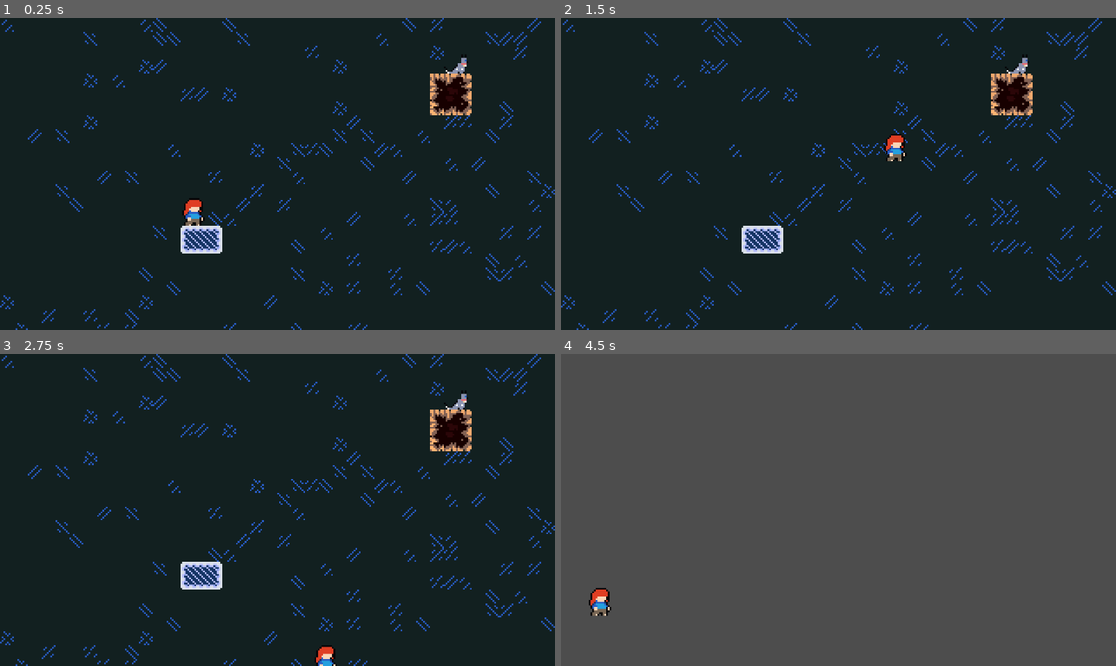
Above: before the commit, frames 1-4 (two rows, left to right).
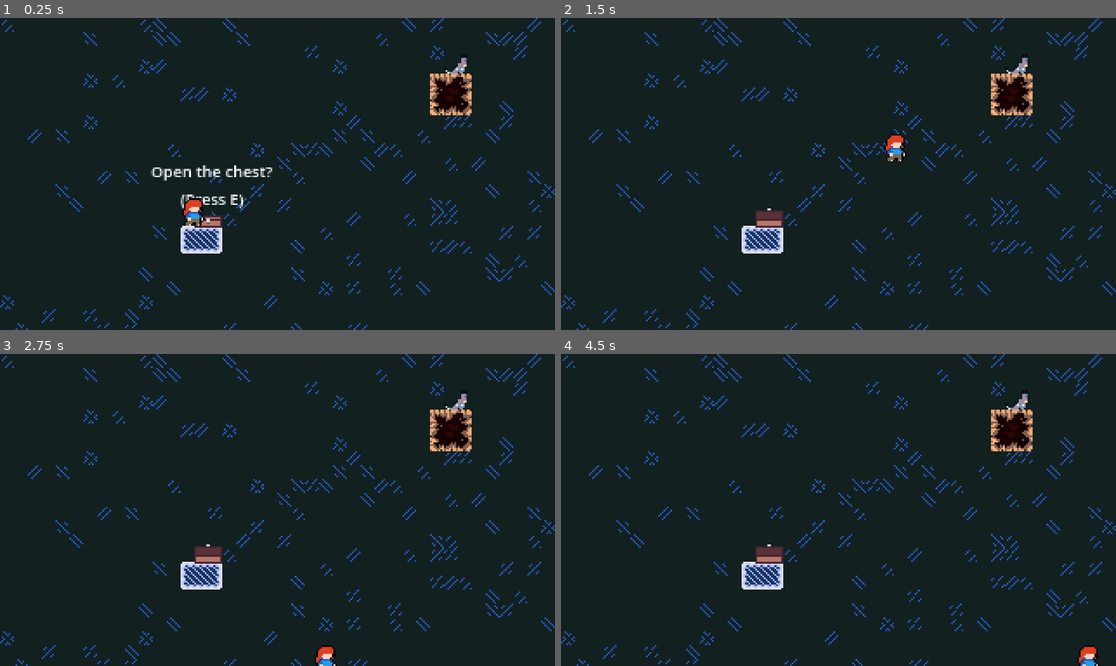
Above: after the commit, the same moments.

Repository: Arkcorner/Insecurity
Game: Godot game, scene res://scenes/Level_1.tscn
Two runs of this game, one before a commit and one after it. Both use one fixed random seed, a clock stepped at 60 frames per second and the inputs below. This scene is started directly instead of the project's main scene.
Inputs (mouse positions are in pixels of both pictures, inside the frame that each line leads up to):
- Up to frame 1 (0.25 s): no input
- Up to frame 2 (1.5 s): tap E (interact) at 0.5 s; move the mouse to (960, 158) at 0.52 s; hold Ctrl (crouch) 0.53-1.28 s; hold Right (ui_right) from 0.53 s (still down); click (960, 158) at 0.67 s; tap Enter (ui_accept) at 0.77 s; move the mouse to (727, 189) at 1.27 s; tap C (dash) at 1.35 s
- Up to frame 3 (2.75 s): tap Enter (ui_accept) at 1.52 s; move the mouse to (333, 441) at 2.02 s; release Right (ui_right) at 2.03 s; hold Left (ui_left) from 2.03 s (still down); tap E (interact) at 2.1 s
- Up to frame 4 (4.5 s): move the mouse to (810, 572) at 2.77 s; release Left (ui_left) at 2.78 s; hold Right (ui_right) 2.78-4.25 s; tap Ctrl (crouch) at 2.85 s; click (810, 572) at 2.92 s; tap Enter (ui_accept) at 3.02, 3.77 s; move the mouse to (1005, 556) at 3.52 s; tap C (dash) at 3.6 s; tap Escape (pause_menu) at 4.15 s; click (832, 503) at 4.25 s, where only the run after the commit has a clickable "Resume"

The runs differ from the first frame. In frame 1, 0.8% of the frame differs, in the area x 27-50%, y 47-68%; in frame 2, 0.3%; in frame 3, 0.3%; in frame 4, 100%, in the area x 0-100%, y 0-100%.

Commit message:
Added pause menu and scrolling quotes
Adds a pause menu and scrolling quotes.  It works based on dreams and black magic.  Touch this code and it will destroy the universe.

Diff:
--- /dev/null
+++ b/UI/pause_menu.gd
@@ -0,0 +1,50 @@
+extends Control
+
+@onready var pause_menu_advice_scene = preload("res://UI/pause_menu_advice.tscn")
+@onready var advice_toggle = true
+# Called when the node enters the scene tree for the first time.
+func _ready():
+	visible = false
+
+
+
+
+# Called every frame. 'delta' is the elapsed time since the previous frame.
+func _physics_process(delta):
+	if visible == true && advice_toggle == true && Global.advice_array.size() > 1:
+		$Advice_Timer.start()
+		advice_toggle = false
+
+	#if visible == true && Input.is_action_pressed("pause_menu"):
+	#	self.visible = false
+	#	get_tree().paused = false
+
+func _on_advice_timer_timeout():
+	_advice_scroll()
+	advice_toggle = true
+
+#Instantiates Label pause_menu_advice and gives it text based on what's in
+#Global.advice_array.  That should result from opening chests.
+
+func _advice_scroll():
+	var pause_menu_advice_instance = pause_menu_advice_scene.instantiate()
+	var advice_array_text_number = (randi_range(1, Global.advice_array.size() - 1))
+	var advice_array_text = Global.advice_array[advice_array_text_number]
+	pause_menu_advice_instance.text = str(advice_array_text)
+	pause_menu_advice_instance.position.y += randi_range(-100,100)
+	pause_menu_advice_instance.position.x += 100
+	add_child(pause_menu_advice_instance)
+	advice_toggle = false
+
+
+func _on_debug_lvl_pressed(): get_tree().change_scene_to_file("res://scenes/world.tscn")
+
+
+func _on_quit_pressed():
+	get_tree().quit()
+	pass # Replace with function body.
+
+
+func _on_resume_pressed():
+	self.visible = false
+	get_tree().paused = false
--- /dev/null
+++ b/UI/pause_menu.tscn
@@ -0,0 +1,66 @@
+[gd_scene load_steps=2 format=3 uid="uid://bapp1hp7w15nq"]
+
+[ext_resource type="Script" path="res://UI/pause_menu.gd" id="1_pxdwb"]
+
+[node name="pause_menu" type="Control"]
+process_mode = 3
+layout_mode = 3
+anchors_preset = 15
+anchor_right = 1.0
+anchor_bottom = 1.0
+grow_horizontal = 2
+grow_vertical = 2
+size_flags_horizontal = 3
+size_flags_vertical = 3
+script = ExtResource("1_pxdwb")
+
+[node name="VBoxContainer" type="VBoxContainer" parent="."]
+z_index = 100
+layout_mode = 1
+anchors_preset = 8
+anchor_left = 0.5
+anchor_top = 0.5
+anchor_right = 0.5
+anchor_bottom = 0.5
+offset_left = -150.0
+offset_top = -92.0
+offset_right = 328.0
+offset_bottom = 303.0
+grow_horizontal = 2
+grow_vertical = 2
+scale = Vector2(0.3, 0.3)
+alignment = 1
+
+[node name="Label" type="Label" parent="VBoxContainer"]
+layout_mode = 2
+theme_override_font_sizes/font_size = 100
+text = "Insecurity"
+horizontal_alignment = 1
+
+[node name="VBoxContainer" type="VBoxContainer" parent="VBoxContainer"]
+layout_mode = 2
+theme_override_constants/separation = 10
+alignment = 1
+
+[node name="Resume" type="Button" parent="VBoxContainer/VBoxContainer"]
+layout_mode = 2
+theme_override_font_sizes/font_size = 50
+text = "Resume"
+
+[node name="DebugLvl" type="Button" parent="VBoxContainer/VBoxContainer"]
+layout_mode = 2
+theme_override_font_sizes/font_size = 50
+text = "Debug Level"
+
+[node name="Quit" type="Button" parent="VBoxContainer/VBoxContainer"]
+layout_mode = 2
+theme_override_font_sizes/font_size = 50
+text = "Quit"
+
+[node name="Advice_Timer" type="Timer" parent="."]
+wait_time = 3.0
+one_shot = true
+
+[connection signal="pressed" from="VBoxContainer/VBoxContainer/Resume" to="." method="_on_resume_pressed"]
+[connection signal="pressed" from="VBoxContainer/VBoxContainer/Quit" to="." method="_on_quit_pressed"]
+[connection signal="timeout" from="Advice_Timer" to="." method="_on_advice_timer_timeout"]
--- /dev/null
+++ b/UI/pause_menu_advice.gd
@@ -0,0 +1,15 @@
+extends Label
+
+
+# Called when the node enters the scene tree for the first time.
+func _ready():
+	pass # Replace with function body.
+
+
+# Called every frame. 'delta' is the elapsed time since the previous frame.
+func _physics_process(delta):
+	position.x -= 1
+
+
+func _on_timer_timeout():
+	queue_free()
--- /dev/null
+++ b/UI/pause_menu_advice.tscn
@@ -0,0 +1,15 @@
+[gd_scene load_steps=2 format=3 uid="uid://dwfw6eim02x7j"]
+
+[ext_resource type="Script" path="res://UI/pause_menu_advice.gd" id="1_wx32q"]
+
+[node name="pause_menu_advice" type="Label"]
+offset_right = 40.0
+offset_bottom = 23.0
+script = ExtResource("1_wx32q")
+
+[node name="Timer" type="Timer" parent="."]
+wait_time = 10.0
+one_shot = true
+autostart = true
+
+[connection signal="timeout" from="Timer" to="." method="_on_timer_timeout"]
--- a/scenes/Level_1.tscn
+++ b/scenes/Level_1.tscn
@@ -7,6 +7,8 @@
 [ext_resource type="Texture2D" uid="uid://c42jyvjmec05u" path="res://assets/Art/Tiles/T_ground.png" id="5_nqu61"]
 [ext_resource type="Texture2D" uid="uid://cvomhqq0v1xgm" path="res://assets/Art/Tiles/T_interactables.png" id="6_vimvh"]
 [ext_resource type="PackedScene" uid="uid://dmidc0bs8wbcn" path="res://scenes/Husky.tscn" id="7_ebke4"]
+[ext_resource type="PackedScene" uid="uid://bapp1hp7w15nq" path="res://UI/pause_menu.tscn" id="8_omwwn"]
+[ext_resource type="PackedScene" uid="uid://cc0ljtrtu65lm" path="res://scenes/chest.tscn" id="9_ks0ct"]
 
 [sub_resource type="TileSetAtlasSource" id="TileSetAtlasSource_88cs2"]
 texture = ExtResource("3_v5tf4")
@@ -1592,3 +1594,15 @@
 
 [node name="Husky" parent="." instance=ExtResource("7_ebke4")]
 position = Vector2(263, -158)
+
+[node name="pause_menu" parent="." instance=ExtResource("8_omwwn")]
+visible = false
+offset_left = 234.0
+offset_top = -59.0
+offset_right = 234.0
+offset_bottom = -59.0
+size_flags_horizontal = 1
+size_flags_vertical = 1
+
+[node name="Chest" parent="." instance=ExtResource("9_ks0ct")]
+position = Vector2(120, -71)
--- a/scenes/world.tscn
+++ b/scenes/world.tscn
@@ -7,6 +7,7 @@
 [ext_resource type="PackedScene" uid="uid://cgsv3lwnmxlbi" path="res://scenes/platform.tscn" id="4_vwmym"]
 [ext_resource type="PackedScene" uid="uid://ecbq0jn5cpw3" path="res://scenes/dog_naming.tscn" id="6_f7kl3"]
 [ext_resource type="PackedScene" uid="uid://dk0b20a4ol8tb" path="res://scenes/plank_pickup.tscn" id="7_s272a"]
+[ext_resource type="PackedScene" uid="uid://bapp1hp7w15nq" path="res://UI/pause_menu.tscn" id="8_jd5m7"]
 
 [sub_resource type="QuadMesh" id="QuadMesh_xbqku"]
 
@@ -141,3 +142,5 @@
 tile_set = SubResource("TileSet_almkk")
 format = 2
 layer_0/tile_data = PackedInt32Array(65534, 1, 22, 65535, 65537, 22, 0, 65537, 22, 1, 131073, 22, -65531, 196609, 3, 5, …(19261 unchanged characters)…
+
+[node name="pause_menu" parent="." instance=ExtResource("8_jd5m7")]
--- a/scripts/player.gd
+++ b/scripts/player.gd
@@ -38,9 +38,12 @@
 	if Global.is_climbing == false:
 		Gravity = 450
 
+#Calls the pause menu and pauses the game
 func _pause_menu():
 	if Input.is_action_pressed("pause_menu"):
-		get_tree().change_scene_to_file("res://UI/main_menu.tscn")
+		get_tree().paused = true
+		var pause_menu = get_parent().get_node("pause_menu")
+		pause_menu.visible = true
 
 func _handle_game_time():
 	if Global.time_running :
Not shown: 1 places in scenes/Level_1.tscn that only renumber resources
Not shown: 1 places in scenes/world.tscn that only renumber resources
